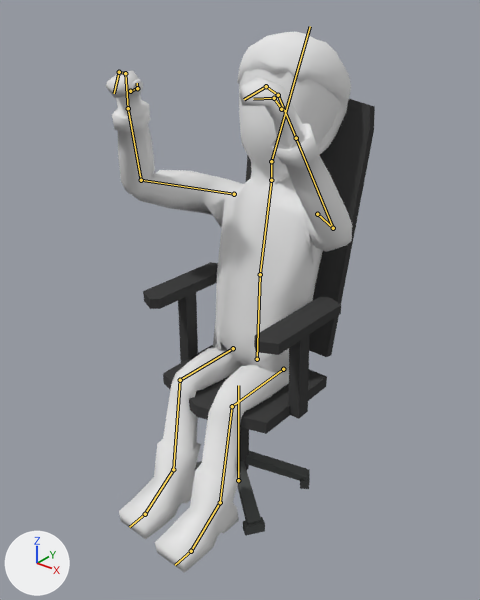
The Blender file Assets/Graphics/Stanley2.blend: old version first, new version second.
Camera for both pictures: a 50 mm lens placed at (4.27, -5.2, 5.97), pointed at (0.07, 0.05, 2.71). Arrows for +X, +Y and +Z are at lower left; the lights stay in place. Both versions are drawn at frame 30 of the action 'Victory01'; the numbers are the values there. The bones that bend it are drawn over the model as lines.

Objects in the first picture: 'Character'.
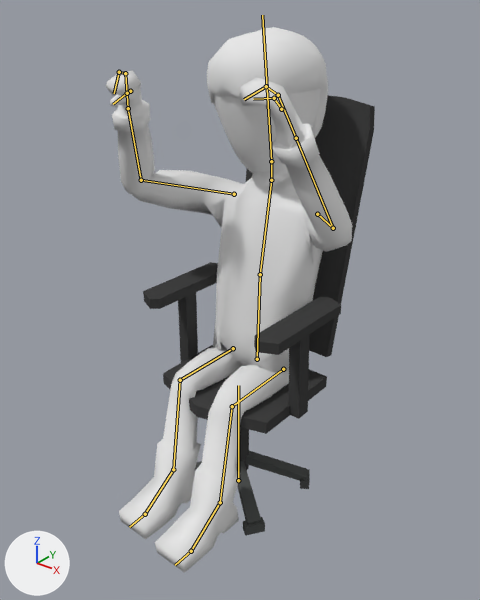
Where the change shows, as pixel boxes [x1, y1, x2, y2] in the pictures (480 x 600 px):
'Character', posed: before [105, 32, 375, 573]; after [105, 27, 375, 573]
bone 'Head', root to tip: before (271, 161) to (310, 26); after (271, 161) to (262, 15)
bone 'Thumb01.R', root to tip: before (130, 91) to (137, 88); after (130, 91) to (127, 93)
bone 'Thumb02.R', root to tip: before (137, 88) to (137, 83); after (127, 93) to (113, 104)

Edits to the bpy script that builds the scene:
```text
Change bone_head:
    where bone_head = bpy.data.objects['Armature'].pose.bones['Head']  # child of 'Neck'
    bone_head.rotation_quaternion: (0.984, 0.163, 0.0, 0.002) -> (0.991, -0.107, 0.023, -0.015)  # degrees (19, 0, 0) -> degrees (-12, 2, -2)
Change bone_thumb01_r:
    where bone_thumb01_r = bpy.data.objects['Armature'].pose.bones['Thumb01.R']  # child of 'Hand.R'
    bone_thumb01_r.rotation_quaternion: (0.837, -0.279, -0.324, -0.307) -> (0.893, -0.365, 0.257, -0.048)  # degrees (-24, -47, -30) -> degrees (-48, 25, -18)
Change bone_thumb02_r:
    where bone_thumb02_r = bpy.data.objects['Armature'].pose.bones['Thumb02.R']  # child of 'Thumb01.R'
    bone_thumb02_r.rotation_quaternion: (0.964, -0.141, 0.044, 0.139) -> (0.939, -0.239, 0.075, 0.235)  # degrees (-16, 7, 15) -> degrees (-25, 15, 25)
```
